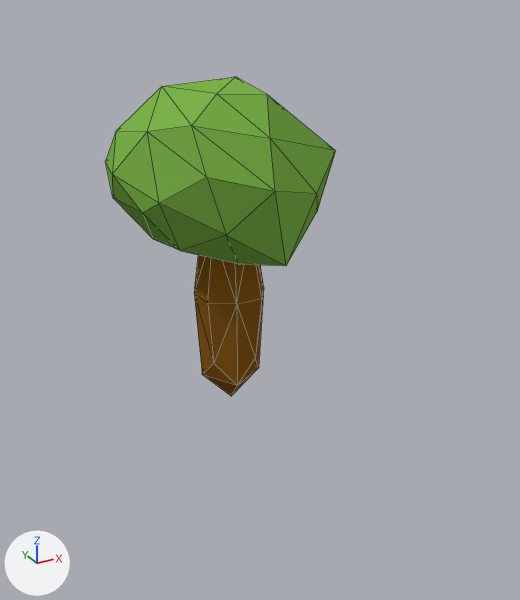
Renders of the Blender file webgl/models/tree.blend from each side of a commit.
Rendered twice from a 50 mm lens placed at (-1.78, -3.93, 2.41), pointed at (0.46, 0.15, 0.36). The axes (+X, +Y, +Z) are drawn at lower left. The lights are the same throughout. Mesh edges are drawn as thin lines.
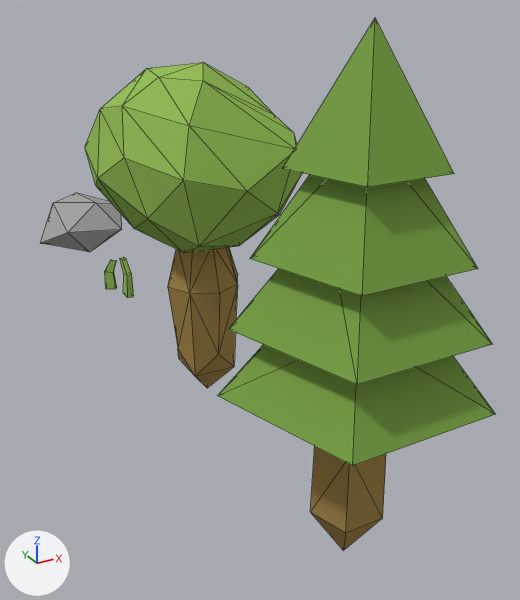
The edits, one by one:
Material 'listy' (mat_listy) changes colour from green #7bb34a to green #97be5b; in linear values from (0.199, 0.448, 0.069) to (0.308, 0.517, 0.104).
Material 'kmen' (mat_kmen) changes colour from brown #85581b to brown #a3864d; in linear values from (0.233, 0.0981, 0.0111) to (0.367, 0.24, 0.0745).
Material 'listy.002' (mat_listy_002) is new.
Its base color is (0.196, 0.359, 0.0678) (green #7aa24a).
Material 'travaMat' (mat_travamat) is new.
Its base color is (0.308, 0.517, 0.104) (green #97be5b).
Material 'StoneMat' (mat_stonemat) is new.
Its base color is (0.372, 0.384, 0.372) (grey #a4a7a4).
me_icosphere_059 is used by ob_icosphere_059; location (0.091, 0.127, 1.436); rotation (-0.611, -0.132, -0.186), in degrees (-35, -7.6, -11); scale (0.646, 0.646, 0.646).
me_icosphere_059 had 68 vertices, 128 faces and spanned x -0.97..1.1, y -0.9..1.46, z -2.23..0.68.
me_icosphere_059 now has 67 vertices, 120 faces and spans x -0.63..0.58, y -0.54..0.78, z -0.17..1.99.
me_icosphere_059 part 1: the loose piece of 26 vertices spanning x -0.48..0.31, y -0.06..1.46, z -2.23..-0.19 is deleted.
Part 2, on me_icosphere_059:
42 vertices are removed from x -0.97..1.1, y -0.9..0.99, z -1.28..0.68.
80 faces are deleted.
67 vertices are added at x -0.63..0.58, y -0.54..0.78, z -0.17..1.99.
80 new faces join them, mat_listy (green #97be5b).
40 new faces join them, mat_kmen (brown #a3874d).
Mesh me_cylinder is new.
It has 52 vertices, 100 faces and spans x -0.61..0.61, y -0.51..0.64, z -0.29..2.29.
Faces by material slot: [75, 25].
It uses material mat_listy_002 (green #7aa24a).
It uses material mat_kmen (brown #a3864d).
Mesh me_cube is new.
It has 24 vertices, 20 faces and spans x -0.153..0.031, y -0.057..0.187, z -0.082..0.252.
It uses material mat_travamat (green #97be5b).
Mesh me_icosphere is new.
It has 12 vertices, 20 faces and spans x -0.436..0.451, y -0.383..0.396, z -0.071..0.444.
It uses material mat_stonemat (grey #a4a7a4).
Object 'Icosphere_059' (ob_icosphere_059) turns from (-35, -7.6, -11) to (0, 0, 0) degrees about x, y and z.
Object 'Icosphere_059' (ob_icosphere_059) is rescaled from (0.646, 0.646, 0.646) to (1.0, 1.0, 1.0).
Object 'Icosphere_059' (ob_icosphere_059) moves from (0.091, 0.127, 1.436) to (0.0, 0.0, 0.0).
Object 'T2' (ob_t2) is new; it shows me_cylinder.
Its location is (0.0, -1.587, 0.0).
Object 'Grass' (ob_grass) is new; it shows me_cube.
Its location is (0.0, 1.695, 0.0).
Object 'Icosphere' (ob_icosphere) is new; it shows me_icosphere.
Its location is (0.0, 3.066, 0.0).

Where the change shows, as pixel boxes [x1, y1, x2, y2] in the pictures (520 x 600 px; the box of a moved part takes in the faces that stretch with it):
'T2', added (green)
    after: [218, 18, 495, 551]
    faces in mat_listy_002 (green #7aa14a): [218, 18, 495, 466]
    faces in mat_kmen (brown #a3874d): [310, 446, 386, 551]
'Icosphere_059', recoloured, reshaped, moved, turned, rescaled
    before: [105, 77, 336, 396]
    after: [85, 63, 302, 388]
'Icosphere', added
    after: [40, 193, 122, 252]
'Grass', added (green)
    after: [105, 257, 134, 298]
part 1 of me_icosphere_059, deleted (brown)
    before: [194, 255, 264, 396]
part 2 of me_icosphere_059, moved or reshaped
    before: [105, 77, 336, 266]
    after: [85, 63, 302, 388]
